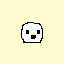
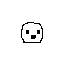
Before/after of a w=64, h=64 layered artwork. What changed in the layer stack:
painted on "Layer 1" over [21, 22, 43, 43]
hid "Background" over [0, 0, 64, 64]
